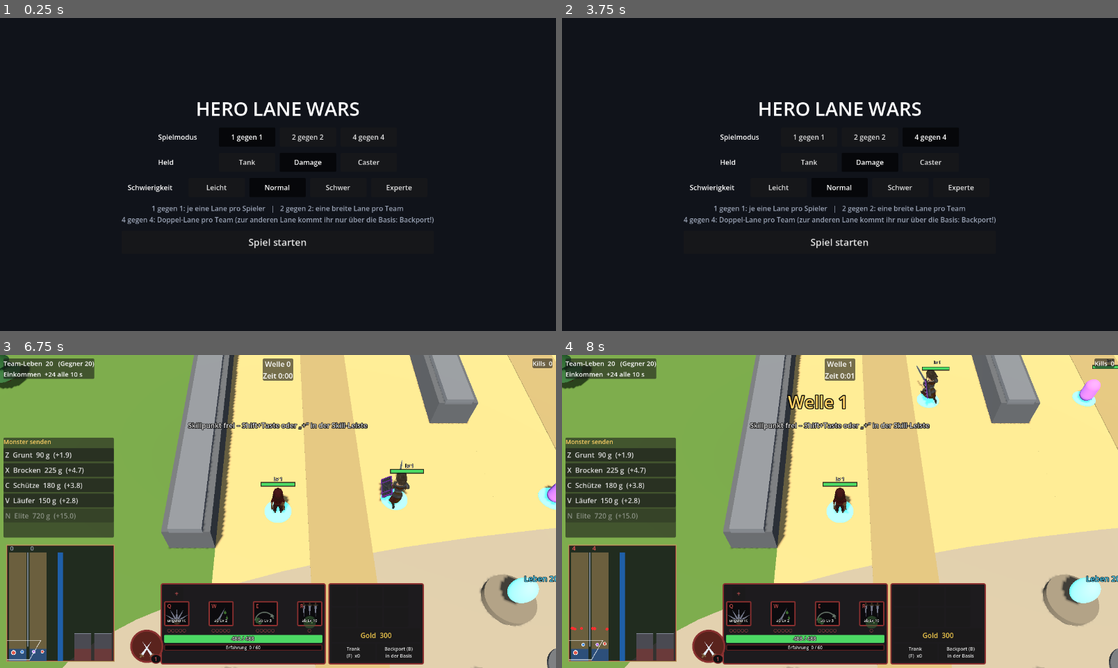
Above: before the commit, frames 1-4 (two rows, left to right).
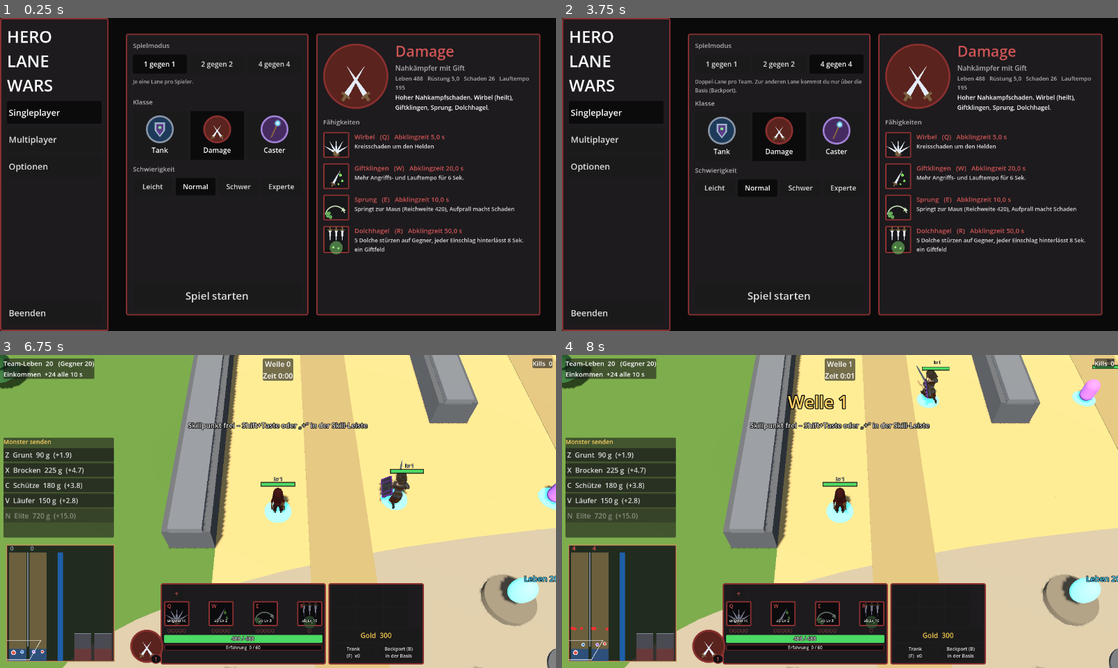
Above: after the commit, the same moments.

Repository: Tarux21/hero-lane-wars
Game: Godot game, scene res://scenes/main.tscn
Same seed, same stepped clock (60 frames per second), same inputs: the game is played once before the commit and once after it.
Inputs (mouse positions are in pixels of both pictures, inside the frame that each line leads up to):
- Up to frame 1 (0.25 s): no input
- Up to frame 2 (3.75 s): click "1 gegen 1" at 0.5 s; click (617, 111) at 1.25 s, where only the run after the commit has a clickable "Singleplayer"; click "2 gegen 2" at 2 s; click (617, 140) at 2.75 s, where only the run after the commit has a clickable "Multiplayer"; click "4 gegen 4" at 3.5 s
- Up to frame 3 (6.75 s): click (55, 502) at 4.25 s, where only the run after the commit has a clickable "Optionen"; click "Normal" at 5 s; click "Normal" at 5.75 s; click "Spiel starten" at 6.5 s
- Up to frame 4 (8 s): tap Enter at 7.25 s; move the mouse to (962, 495) at 7.27 s; hold W from 7.28 s (still down); tap Q at 7.35 s; click (962, 495) at 7.42 s; tap Space at 7.52 s

The runs differ from the first frame. In frame 1, 13% of the frame differs, in the area x 0-98%, y 0-100%; in frame 2, 13%; in frame 3, less than 0.1%; in frame 4, less than 0.1%.

Commit message:
Hauptmenue: Menueliste links, Singleplayer mit Modus/Klasse/Schwierigkeit/Start, Heldenvorschau mit 4 Faehigkeiten, Klassenfarbe, Optionen
Co-Authored-By: Claude Sonnet 5.5 <noreply@anthropic.com>

Diff:
--- a/godot/scripts/game.gd
+++ b/godot/scripts/game.gd
@@ -14,6 +14,7 @@
 const SfxLib := preload("res://scripts/sfx.gd")
 const FxLib := preload("res://scripts/fx.gd")
 const HudStein := preload("res://scripts/hud_stein.gd")
+const MainMenuLib := preload("res://scripts/main_menu.gd")
 const ShopLib := preload("res://scripts/shop_stein.gd")
 const GoldenRunner := preload("res://scripts/golden_runner.gd")
 const GoldenEconomyRunner := preload("res://scripts/golden_economy_runner.gd")
@@ -357,45 +358,13 @@
 func _show_menu() -> void:
 	menu_layer = CanvasLayer.new()
 	add_child(menu_layer)
-	var bg := ColorRect.new()
-	bg.color = Color("#10131a")
-	bg.set_anchors_preset(Control.PRESET_FULL_RECT)
-	menu_layer.add_child(bg)
-	var center := CenterContainer.new()
-	center.set_anchors_preset(Control.PRESET_FULL_RECT)
-	menu_layer.add_child(center)
-	var box := VBoxContainer.new()
-	box.add_theme_constant_override("separation", 14)
-	center.add_child(box)
-	var title := Label.new()
-	title.text = "HERO LANE WARS"
-	title.add_theme_font_size_override("font_size", 44)
-	title.horizontal_alignment = HORIZONTAL_ALIGNMENT_CENTER
-	box.add_child(title)
-	box.add_child(_menu_row("Spielmodus", [["1 gegen 1", 1], ["2 gegen 2", 2], ["4 gegen 4", 4]], team_size, func(v): team_size = v))
-	var hero_opts := []
-	for k in ["tank", "damage", "caster"]:
-		hero_opts.append([str(Data.heroes[k]["name"]), k])
-	box.add_child(_menu_row("Held", hero_opts, hero_key, func(v): hero_key = v))
-	var diff_opts := []
-	for k in ["easy", "normal", "hard", "expert"]:
-		diff_opts.append([str(Data.raw["diff"][k]["name"]), k])
-	box.add_child(_menu_row("Schwierigkeit", diff_opts, diff_key, func(v): diff_key = v))
 	bot_style = "random"                  # Gegner-Stil und Build werden je Gegner zufällig gemischt (kein Menüpunkt)
-	var info := Label.new()
-	info.text = "1 gegen 1: je eine Lane pro Spieler   |   2 gegen 2: eine breite Lane pro Team\n4 gegen 4: Doppel-Lane pro Team (zur anderen Lane kommt ihr nur über die Basis: Backport!)"
-	info.modulate = Color("#9aa3b5")
-	info.horizontal_alignment = HORIZONTAL_ALIGNMENT_CENTER
-	box.add_child(info)
-	var go := Button.new()
-	go.text = "Spiel starten"
-	go.custom_minimum_size = Vector2(260, 54)
-	go.add_theme_font_size_override("font_size", 22)
-	menu_go = go
-	go.pressed.connect(func():
+	var mm := MainMenuLib.new()
+	mm.g = self
+	menu_go = mm.build(menu_layer)
+	menu_go.pressed.connect(func():
 		menu_layer.queue_free()
 		_start_game())
-	box.add_child(go)
 
 
 ## Eine Zeile mit Auswahl-Knöpfen (nur einer aktiv). opts = [[Beschriftung, Wert], ...]
--- /dev/null
+++ b/godot/scripts/main_menu.gd
@@ -0,0 +1,340 @@
+extends RefCounted
+## Hauptmenü: links die Menüliste (Singleplayer, Multiplayer, Optionen, Beenden), dahinter später ein Hintergrundbild.
+## Singleplayer: Spielmodus, Klasse, Schwierigkeit und Start; rechts erscheint die Vorschau der gewählten Klasse mit ihren vier Fähigkeiten.
+## Das Menü nimmt die Farben der gewählten Klasse an (Tank Eisen, Schurke dunkel, Magier lila).
+
+const HudStein := preload("res://scripts/hud_stein.gd")
+const SkillIcon := preload("res://scripts/skill_icon.gd")
+
+const MODES := [[1, "1 gegen 1", "Je eine Lane pro Spieler."], [2, "2 gegen 2", "Eine breite Lane pro Team."],
+	[4, "4 gegen 4", "Doppel-Lane pro Team. Zur anderen Lane kommst du nur über die Basis (Backport)."]]
+const ROLES := {"tank": "Frontkämpfer", "damage": "Nahkämpfer mit Gift", "caster": "Magier mit Feuer, Frost und Blitz"}
+const ICONS := {"tank": ["shock", "ironskin", "shieldthrow", "quake"], "damage": ["daggerfan", "poisonblade", "leap", "daggerhail"],
+	"caster": ["firefield", "frostcone", "chain", "elemental"]}
+const KEYS := ["Q", "W", "E", "R"]
+
+var g: Node
+var root: Control
+var pages: Dictionary = {}
+var nav_btns: Dictionary = {}
+var mode_info: Label
+var preview: VBoxContainer
+var go_btn: Button
+var bg_rect: ColorRect
+var panels: Array = []                      # alle Felder, werden mit der Klassenfarbe neu umrandet
+
+
+func build(layer: CanvasLayer) -> Button:
+	root = Control.new()
+	root.set_anchors_preset(Control.PRESET_FULL_RECT)
+	layer.add_child(root)
+	bg_rect = ColorRect.new()                                  # Platzhalter für das spätere Hintergrundbild
+	bg_rect.set_anchors_preset(Control.PRESET_FULL_RECT)
+	root.add_child(bg_rect)
+	root.add_child(_nav())
+	var area := MarginContainer.new()
+	area.set_anchors_preset(Control.PRESET_FULL_RECT)
+	area.add_theme_constant_override("margin_left", 290)
+	area.add_theme_constant_override("margin_right", 36)
+	area.add_theme_constant_override("margin_top", 36)
+	area.add_theme_constant_override("margin_bottom", 36)
+	root.add_child(area)
+	var stack := Control.new()
+	area.add_child(stack)
+	pages["single"] = _single_page()
+	pages["multi"] = _note_page("Multiplayer", "Online-Spiele kommen später.")
+	pages["options"] = _options_page()
+	for k in pages:
+		(pages[k] as Control).set_anchors_preset(Control.PRESET_FULL_RECT)
+		stack.add_child(pages[k])
+	_show_page("single")
+	_apply_class(str(g.hero_key))
+	return go_btn
+
+
+func _nav() -> Control:
+	var pc := PanelContainer.new()
+	panels.append(pc)
+	pc.set_anchors_preset(Control.PRESET_LEFT_WIDE)
+	pc.offset_right = 250.0
+	var vb := VBoxContainer.new()
+	vb.add_theme_constant_override("separation", 10)
+	pc.add_child(vb)
+	var title := Label.new()
+	title.text = "HERO\nLANE\nWARS"
+	title.add_theme_font_size_override("font_size", 38)
+	title.custom_minimum_size = Vector2(0, 150)
+	vb.add_child(title)
+	var group := ButtonGroup.new()
+	for e in [["single", "Singleplayer"], ["multi", "Multiplayer"], ["options", "Optionen"]]:
+		var b := Button.new()
+		b.text = e[1]
+		b.toggle_mode = true
+		b.button_group = group
+		b.alignment = HORIZONTAL_ALIGNMENT_LEFT
+		b.custom_minimum_size = Vector2(0, 52)
+		b.add_theme_font_size_override("font_size", 20)
+		b.focus_mode = Control.FOCUS_NONE
+		var pk: String = e[0]
+		b.pressed.connect(func(): _show_page(pk))
+		if pk == "multi":
+			b.tooltip_text = "Kommt später"
+		vb.add_child(b)
+		nav_btns[pk] = b
+	var sp := Control.new()
+	sp.size_flags_vertical = Control.SIZE_EXPAND_FILL
+	vb.add_child(sp)
+	var q := Button.new()
+	q.text = "Beenden"
+	q.alignment = HORIZONTAL_ALIGNMENT_LEFT
+	q.custom_minimum_size = Vector2(0, 52)
+	q.add_theme_font_size_override("font_size", 20)
+	q.focus_mode = Control.FOCUS_NONE
+	q.pressed.connect(func(): g.get_tree().quit())
+	vb.add_child(q)
+	return pc
+
+
+func _show_page(k: String) -> void:
+	for p in pages:
+		(pages[p] as Control).visible = p == k
+	(nav_btns[k] as Button).button_pressed = true
+
+
+func _label(txt: String, size: int = 14, dim: bool = false) -> Label:
+	var l := Label.new()
+	l.text = txt
+	l.add_theme_font_size_override("font_size", size)
+	if dim:
+		l.modulate = Color(1, 1, 1, 0.65)
+	return l
+
+
+func _single_page() -> Control:
+	var hb := HBoxContainer.new()
+	hb.add_theme_constant_override("separation", 18)
+	hb.add_child(_settings_panel())
+	hb.add_child(_preview_panel())
+	return hb
+
+
+func _settings_panel() -> Control:
+	var pc := PanelContainer.new()
+	panels.append(pc)
+	pc.custom_minimum_size = Vector2(420, 0)
+	var vb := VBoxContainer.new()
+	vb.add_theme_constant_override("separation", 10)
+	pc.add_child(vb)
+	vb.add_child(_label("Spielmodus", 15, true))
+	var mrow := HBoxContainer.new()
+	mrow.add_theme_constant_override("separation", 8)
+	var mg := ButtonGroup.new()
+	for m in MODES:
+		var b := Button.new()
+		b.text = m[1]
+		b.toggle_mode = true
+		b.button_group = mg
+		b.custom_minimum_size = Vector2(0, 44)
+		b.size_flags_horizontal = Control.SIZE_EXPAND_FILL
+		b.focus_mode = Control.FOCUS_NONE
+		b.button_pressed = m[0] == g.team_size
+		var mv: int = m[0]
+		var info: String = m[2]
+		b.pressed.connect(func():
+			g.team_size = mv
+			mode_info.text = info)
+		mrow.add_child(b)
+	vb.add_child(mrow)
+	mode_info = _label(str(MODES[[1, 2, 4].find(g.team_size)][2]) if [1, 2, 4].has(g.team_size) else "", 12, true)
+	mode_info.autowrap_mode = TextServer.AUTOWRAP_WORD_SMART
+	mode_info.custom_minimum_size = Vector2(0, 34)
+	vb.add_child(mode_info)
+	vb.add_child(_label("Klasse", 15, true))
+	var crow := HBoxContainer.new()
+	crow.add_theme_constant_override("separation", 8)
+	var cg := ButtonGroup.new()
+	for k in ["tank", "damage", "caster"]:
+		crow.add_child(_class_card(k, cg))
+	vb.add_child(crow)
+	vb.add_child(_label("Schwierigkeit", 15, true))
+	var drow := HBoxContainer.new()
+	drow.add_theme_constant_override("separation", 8)
+	var dg := ButtonGroup.new()
+	for k in ["easy", "normal", "hard", "expert"]:
+		var b := Button.new()
+		b.text = str(Data.raw["diff"][k]["name"])
+		b.toggle_mode = true
+		b.button_group = dg
+		b.custom_minimum_size = Vector2(0, 40)
+		b.size_flags_horizontal = Control.SIZE_EXPAND_FILL
+		b.focus_mode = Control.FOCUS_NONE
+		b.button_pressed = k == g.diff_key
+		var dk: String = k
+		b.pressed.connect(func(): g.diff_key = dk)
+		drow.add_child(b)
+	vb.add_child(drow)
+	var sp := Control.new()
+	sp.size_flags_vertical = Control.SIZE_EXPAND_FILL
+	vb.add_child(sp)
+	go_btn = Button.new()
+	go_btn.text = "Spiel starten"
+	go_btn.custom_minimum_size = Vector2(0, 58)
+	go_btn.add_theme_font_size_override("font_size", 24)
+	go_btn.focus_mode = Control.FOCUS_NONE
+	vb.add_child(go_btn)
+	return pc
+
+
+func _class_card(key: String, group: ButtonGroup) -> Control:
+	var b := Button.new()
+	b.toggle_mode = true
+	b.button_group = group
+	b.custom_minimum_size = Vector2(0, 112)
+	b.size_flags_horizontal = Control.SIZE_EXPAND_FILL
+	b.focus_mode = Control.FOCUS_NONE
+	b.button_pressed = key == g.hero_key
+	var vb := VBoxContainer.new()
+	vb.set_anchors_preset(Control.PRESET_FULL_RECT)
+	vb.alignment = BoxContainer.ALIGNMENT_CENTER
+	vb.mouse_filter = Control.MOUSE_FILTER_IGNORE
+	vb.add_theme_constant_override("separation", 4)
+	var ic := SkillIcon.new()
+	ic.kind = "class_" + key
+	ic.round_look = true
+	ic.plate = Color.html(str(Data.heroes[key]["col"])).darkened(0.6)
+	ic.ring = HudStein.PALETTES[key]["border"]
+	ic.custom_minimum_size = Vector2(64, 64)
+	ic.size_flags_horizontal = Control.SIZE_SHRINK_CENTER
+	vb.add_child(ic)
+	var nm := _label(str(Data.heroes[key]["name"]), 16)
+	nm.horizontal_alignment = HORIZONTAL_ALIGNMENT_CENTER
+	nm.mouse_filter = Control.MOUSE_FILTER_IGNORE
+	vb.add_child(nm)
+	b.add_child(vb)
+	b.pressed.connect(func(): _apply_class(key))
+	return b
+
+
+func _preview_panel() -> Control:
+	var pc := PanelContainer.new()
+	panels.append(pc)
+	pc.size_flags_horizontal = Control.SIZE_EXPAND_FILL
+	preview = VBoxContainer.new()
+	preview.add_theme_constant_override("separation", 12)
+	pc.add_child(preview)
+	return pc
+
+
+## Klasse gewählt: Hauptmenü in die Klassenfarbe tauchen und die Vorschau neu aufbauen
+func _apply_class(key: String) -> void:
+	g.hero_key = key
+	var pal: Dictionary = HudStein.PALETTES[key]
+	g.get_window().theme = HudStein.make_theme(pal)
+	bg_rect.color = (pal["dark"] as Color).darkened(0.35)
+	for pn in panels:
+		(pn as PanelContainer).add_theme_stylebox_override("panel", HudStein.box(pal["bg"], pal["border"], 3, 4, 16))
+	for c in preview.get_children():
+		c.queue_free()
+	var h: Dictionary = Data.heroes[key]
+	var top := HBoxContainer.new()
+	top.add_theme_constant_override("separation", 16)
+	var ic := SkillIcon.new()
+	ic.kind = "class_" + key
+	ic.round_look = true
+	ic.plate = Color.html(str(h["col"])).darkened(0.6)
+	ic.ring = pal["border"]
+	ic.custom_minimum_size = Vector2(150, 150)                 # später: 3D-Modell des Helden
+	top.add_child(ic)
+	var tv := VBoxContainer.new()
+	tv.size_flags_horizontal = Control.SIZE_EXPAND_FILL
+	var nm := _label(str(h["name"]), 34)
+	nm.add_theme_color_override("font_color", pal["hi"])
+	tv.add_child(nm)
+	tv.add_child(_label(str(ROLES.get(key, "")), 16, true))
+	var stats := _label("Leben %d   Rüstung %s   Schaden %d   Lauftempo %d" % [int(h["hp"]), str(h["armor"]).replace(".", ","), int(h["dmg"]), int(h["spd"])], 13, true)
+	stats.autowrap_mode = TextServer.AUTOWRAP_WORD_SMART
+	tv.add_child(stats)
+	var desc := _label(str(h["desc"]), 14)
+	desc.autowrap_mode = TextServer.AUTOWRAP_WORD_SMART
+	tv.add_child(desc)
+	top.add_child(tv)
+	preview.add_child(top)
+	preview.add_child(_label("Fähigkeiten", 15, true))
+	var defs: Array = Data.raw["skills"][key]
+	for i in 4:
+		var d: Dictionary = defs[i]
+		var row := HBoxContainer.new()
+		row.add_theme_constant_override("separation", 12)
+		var sic := SkillIcon.new()
+		sic.kind = str(ICONS[key][i])
+		sic.plate = pal["plate"]
+		sic.custom_minimum_size = Vector2(54, 54)
+		sic.size_flags_vertical = Control.SIZE_SHRINK_BEGIN
+		var frame := PanelContainer.new()
+		frame.add_theme_stylebox_override("panel", HudStein.box(pal["inset"], pal["border"], 3, 3, 3))
+		frame.add_child(sic)
+		row.add_child(frame)
+		var col := VBoxContainer.new()
+		col.size_flags_horizontal = Control.SIZE_EXPAND_FILL
+		col.add_theme_constant_override("separation", 2)
+		var ttl := "%s   (%s)" % [str(d["name"]), KEYS[i]]
+		if d.has("cd"):
+			ttl += "   Abklingzeit %s s" % str(d["cd"]).replace(".", ",")
+		var tl := _label(ttl, 15)
+		tl.add_theme_color_override("font_color", pal["hi"])
+		col.add_child(tl)
+		var first := _label(str(d["info"][0]), 13)
+		first.autowrap_mode = TextServer.AUTOWRAP_WORD_SMART
+		first.modulate = Color(1, 1, 1, 0.85)
+		col.add_child(first)
+		row.add_child(col)
+		preview.add_child(row)
+
+
+func _note_page(title: String, text: String) -> Control:
+	var pc := PanelContainer.new()
+	panels.append(pc)
+	var vb := VBoxContainer.new()
+	vb.add_theme_constant_override("separation", 12)
+	pc.add_child(vb)
+	vb.add_child(_label(title, 28))
+	vb.add_child(_label(text, 16, true))
+	return pc
+
+
+func _options_page() -> Control:
+	var pc := PanelContainer.new()
+	panels.append(pc)
+	pc.size_flags_vertical = Control.SIZE_SHRINK_BEGIN
+	pc.custom_minimum_size = Vector2(520, 0)
+	var vb := VBoxContainer.new()
+	vb.add_theme_constant_override("separation", 12)
+	pc.add_child(vb)
+	vb.add_child(_label("Optionen", 28))
+	vb.add_child(_label("Lautstärke", 15, true))
+	var sl := HSlider.new()
+	sl.min_value = 0.0
+	sl.max_value = 100.0
+	sl.step = 1.0
+	sl.custom_minimum_size = Vector2(0, 26)
+	sl.value = g._load_volume() * 100.0
+	sl.focus_mode = Control.FOCUS_NONE
+	sl.value_changed.connect(func(v: float): g._save_volume(v / 100.0))
+	vb.add_child(sl)
+	vb.add_child(_label("Anzeige", 15, true))
+	var ob := OptionButton.new()
+	ob.add_item("Fenster", 0)
+	ob.add_item("Vollbild (randlos, empfohlen)", 1)
+	ob.add_item("Exklusives Vollbild", 2)
+	ob.select(ob.get_item_index(g.display_mode))
+	ob.focus_mode = Control.FOCUS_NONE
+	ob.custom_minimum_size = Vector2(0, 36)
+	ob.item_selected.connect(func(idx: int): g.set_display_mode(ob.get_item_id(idx)))
+	vb.add_child(ob)
+	var shake := CheckBox.new()
+	shake.text = "Bildschirmwackeln"
+	shake.button_pressed = g.shake_on
+	shake.focus_mode = Control.FOCUS_NONE
+	shake.toggled.connect(func(on: bool): g.set_shake_on(on))
+	vb.add_child(shake)
+	return pc
